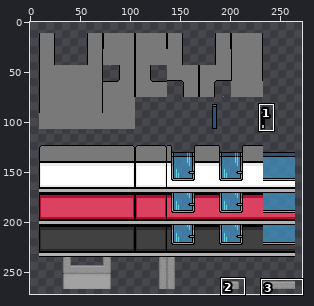
Sprite sheet -- Z-wall-tiles.png. The first picture is a wide view before the edit; the outline marks the close-up.
Close-up. The starting point:
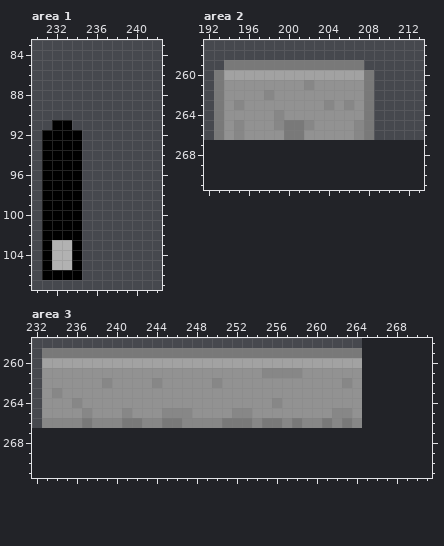
The file is 256x256 pixels. Colours within 5 levels of each other are drawn and written as one. Shown: area 1: x 230..242, y 83..107; area 2: x 192..213, y 257..271; area 3: x 232..271, y 258..271. The old version is drawn lined up with the new one, on the new canvas. The commit also changed other parts of the picture, which this record leaves out.
After:
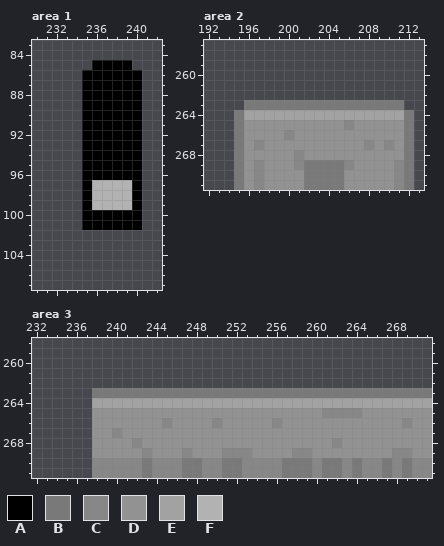
Palette (. is transparent): A #000000  B #797979  C #878787  D #929292  E #a2a2a2  F #b2b2b2
Change:
canvas 256x256 -> 272x272, the old top-left corner now at 9,11
Changed rows in their new state; - is an unchanged pixel.
Area 1:
first column x 231:
 85 -----AAAA-
 86 ----AAAAAA
 87 ----AAAAAA
 88 ----AAAAAA
 89 ----AAAAAA
 90 ----AAAAAA
 91 -..-AAAAAA
 92 ....AAAAAA
 93 ....AAAAAA
 94 ....AAAAAA
 95 ....AAAAAA
 96 ....AAAAAA
 97 ....AFFFFA
 98 ....AFFFFA
 99 ....AFFFFA
100 ....AAAAAA
101 ....AAAAAA
102 ....------
103 ....------
104 ....------
105 ....------
106 ....------
Area 2:
first column x 193:
259 -..............-----
260 ................----
261 ................----
262 ................----
263 ...BBBBBBBBBBBB-BBB-
264 ..BEEEEEEEEEEEEEEEEB
265 ..B---DDDD---CDDDDDB
266 ..B----CD-----DDDDDB
267 --BDCDDDDDDDDDDCDCDB
268 --BDDDDDCDDDDDDDDDDB
269 --BDCDDDCBBBBCDDDDCB
270 --BDCDDDDBBBBDDDDDCB
271 --BDCDDDDBBBBDDDDDCB
Area 3:
first column x 233:
259 ................................-------
260 ................................-------
261 ................................-------
262 ................................-------
263 .....BBBBBBBBBBBBBBBBBBBBBBBBBBBBBBBBBB
264 .....EEEEEEEEEEEEEEEEEEEEEEEEEEEEEEEEEE
265 .....---D---DDD----DD-------C--CDDDDDDD
266 .....DDDDDDDCDDDD-DDDDDCDDDDDDDDDDDDCDD
267 -----DDCDDDDDDDDDDDDDDDDDDDDDDDDDDDDDDD
268 -----DDDDCDDDDDDDDDDDDDDDDDDDCDDDDDDDDD
269 -----DDDDDCDDDCDDDCCCDDDDCCDDDDDDDDCCDD
270 -----CCCCCBCCCBBCCBBCCCCBBBCBBCBCCBCBCC
271 -----CCCCCBCCCBBCCBBCCCCBBBCBBCBCCBCBCC
